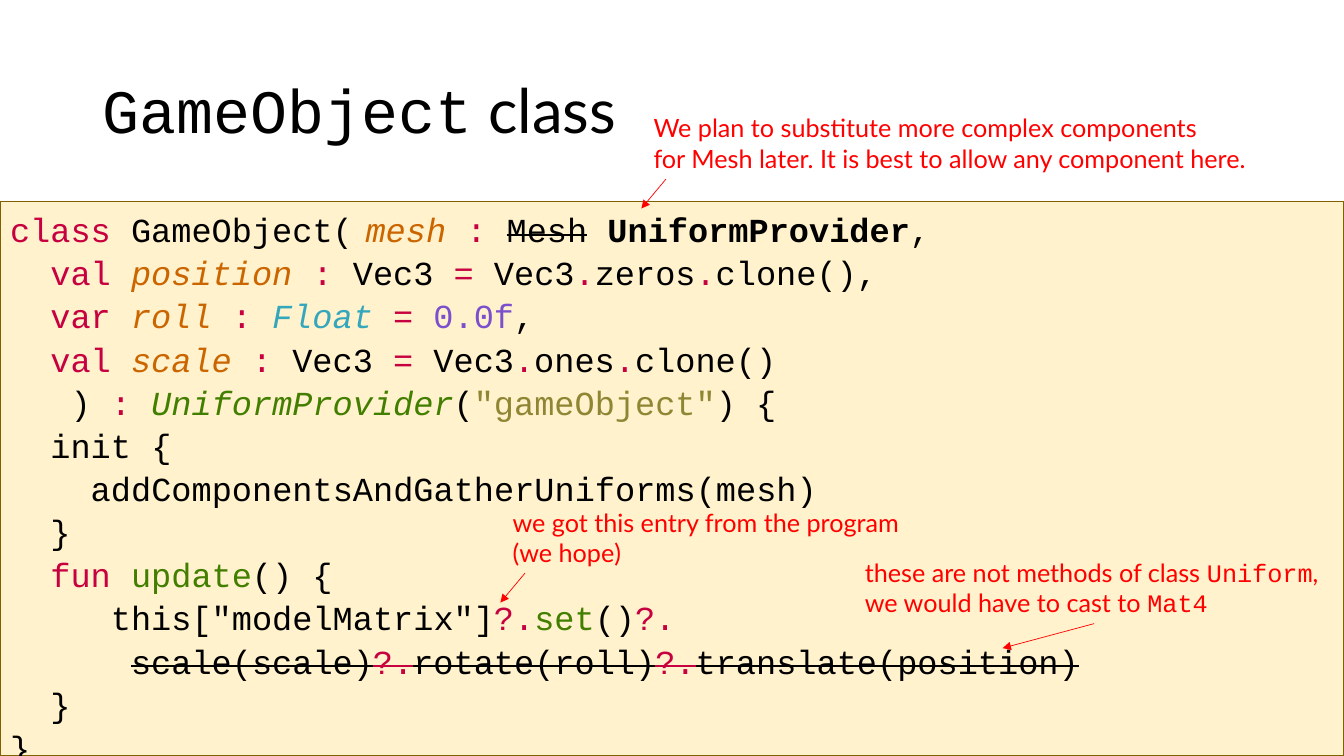
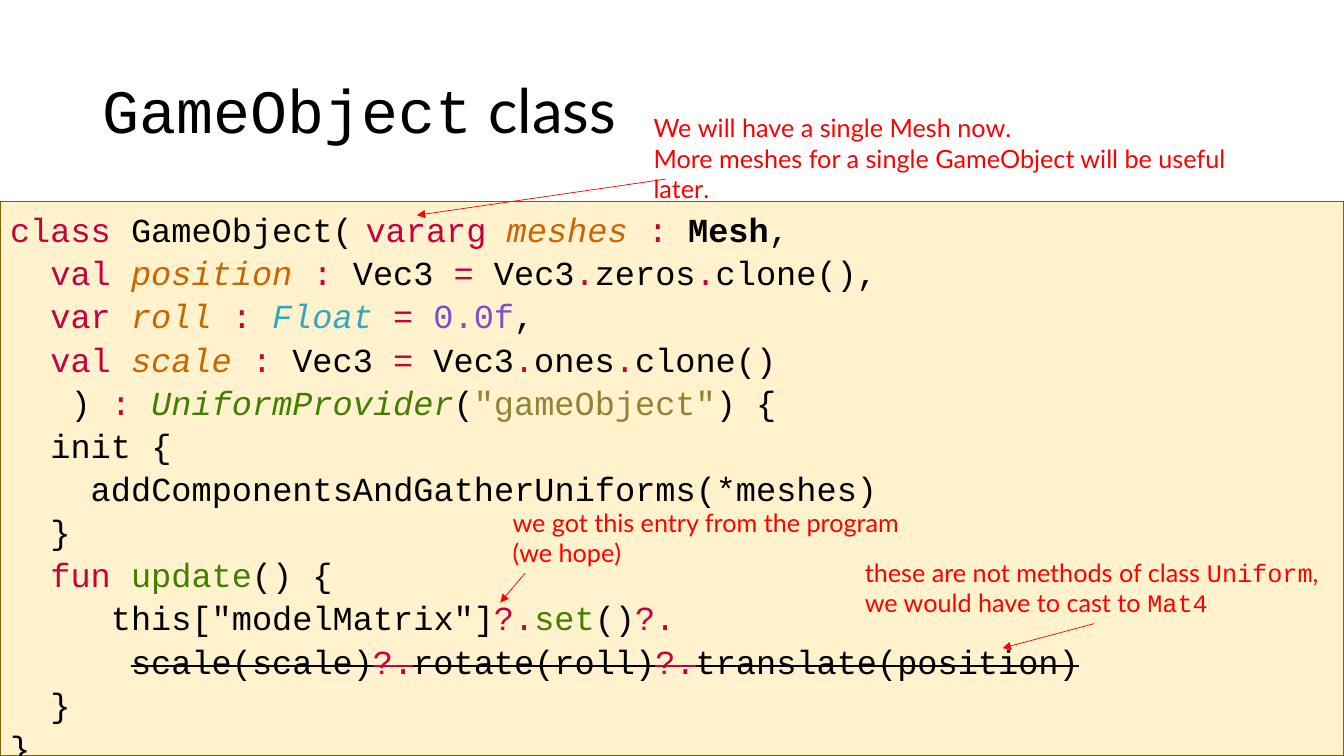
Before and after one commit to szecsi/kogfactory, a slide deck: slide 33 of projects/kog.020.030-gom/aitcg070 - Game Object Model.pptx (slide 34 before the commit). Drawn at 1344x756 pixels with LibreOffice and Linux fonts; fonts in the diff are those of the drawing. Boxes give left, top, right and bottom in pixels: in the first picture for what was removed or moved away, otherwise in the second. Text is boxed around its words. In the diff, an @@ line names an element or a change of style, - is before the commit and + after.

```diff
--- a/projects/kog.020.030-gom/aitcg070 - Game Object Model.pptx
+++ b/projects/kog.020.030-gom/aitcg070 - Game Object Model.pptx
@@ text at box(654, 118, 1225, 172): text changed @@
-We plan to substitute more complex components
-for Mesh later. It is best to allow any component here.
+We will have a single Mesh now.
+More meshes for a single GameObject will be useful later.
@@ arrow moved from (666, 179) - (641, 209) to (666, 179) - (417, 216) @@
@@ text at box(10, 218, 789, 249): text changed @@
-class GameObject( mesh : Mesh UniformProvider,
+class GameObject( vararg meshes : Mesh,
@@ text at box(91, 477, 877, 508): text changed @@
-addComponentsAndGatherUniforms(mesh)
+addComponentsAndGatherUniforms(*meshes)
```
Also in this commit, not shown: 6 other slides changed, 1 slide removed, 1 other file.
